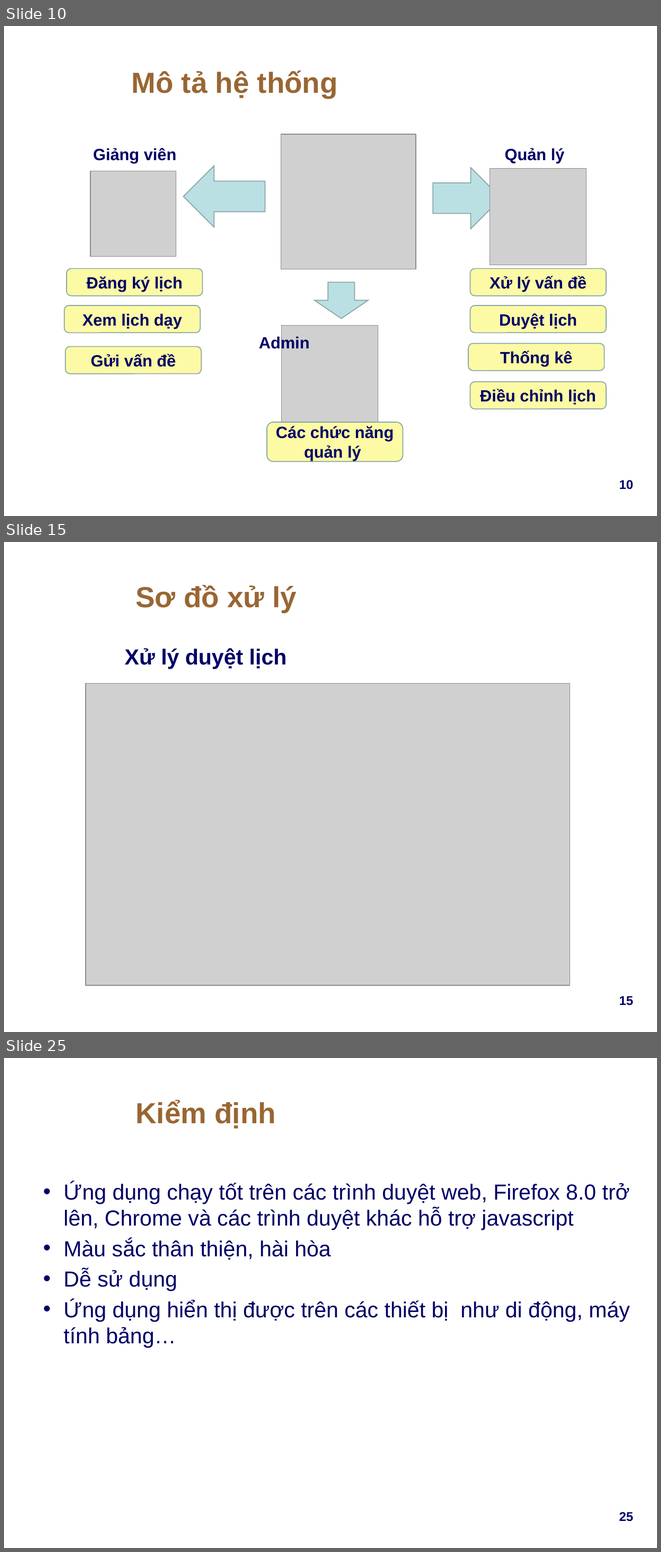
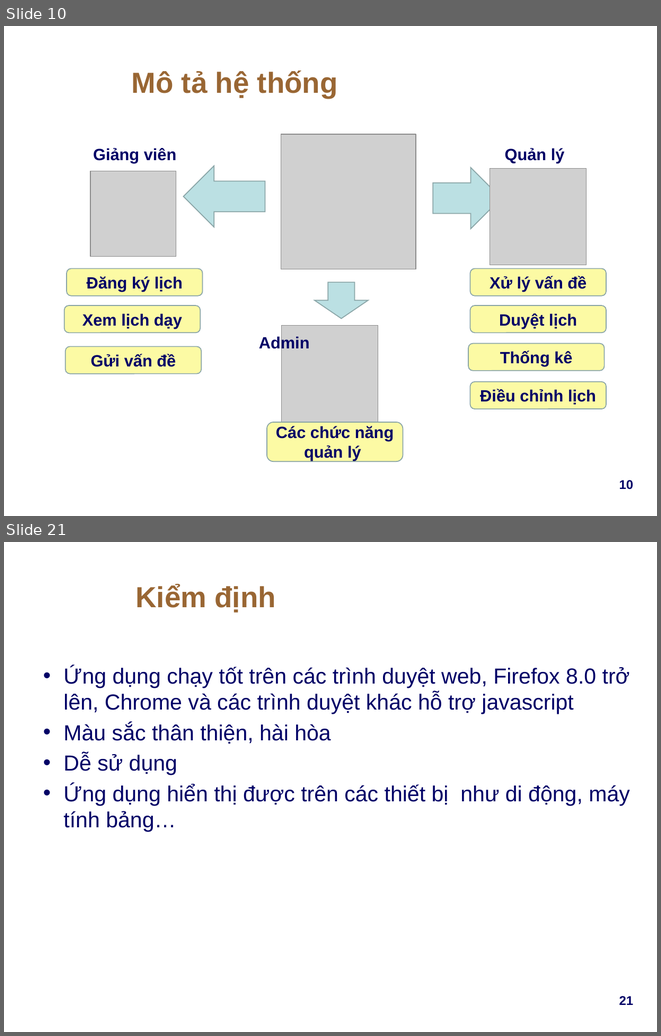
Before and after one commit to pnqphong95/lab-manager, a slide deck: docs/resources/Presentation.pptx. Shown one above the other, each under a label of ours: slides 10, 15 and 25 before the commit, slides 10 and 21 after it; the slides between them are not shown. The pictures are 661x1552 and 661x1036 pixels, drawn with LibreOffice and Linux fonts; fonts in the diff are those of the drawing; grey boxes stand for pictures; background and template pictures are left out. Boxes give left, top, right and bottom in pixels: in the first picture for what was removed or moved away, otherwise in the second. Text is boxed around its words. In the diff, an @@ line names an element or a change of style, - is before the commit and + after.

```diff
--- a/docs/resources/Presentation.pptx
+++ b/docs/resources/Presentation.pptx
@@ slide 15 removed at (4, 542, 657, 1032), background picture (left out) @@
@@ title removed at (135, 585, 297, 612) @@
-Sơ đồ xử lý
@@ text removed at (125, 648, 287, 669) @@
-Xử lý duyệt lịch
@@ picture removed at (86, 684, 570, 986) @@
@@ page number removed at (619, 996, 634, 1005) @@
-15
@@ what was slide 25 is now slide 21 @@
@@ page number at (619, 996, 634, 1005): text changed @@
-25
+21
```
Also in this commit, not shown: 14 slides changed, 1 slide added, 4 other slides removed.
